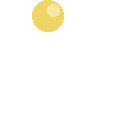
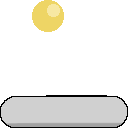
Before/after of a 128 x 128 layered artwork. What changed in the layer stack:
added group "Slider #1" with 2 layers above "target" over 0, 95, 128, 128
added layer "Outline" in group "Slider #1" over 0, 95, 128, 128
added layer "Slider" in group "Slider #1" over 0, 95, 128, 128
